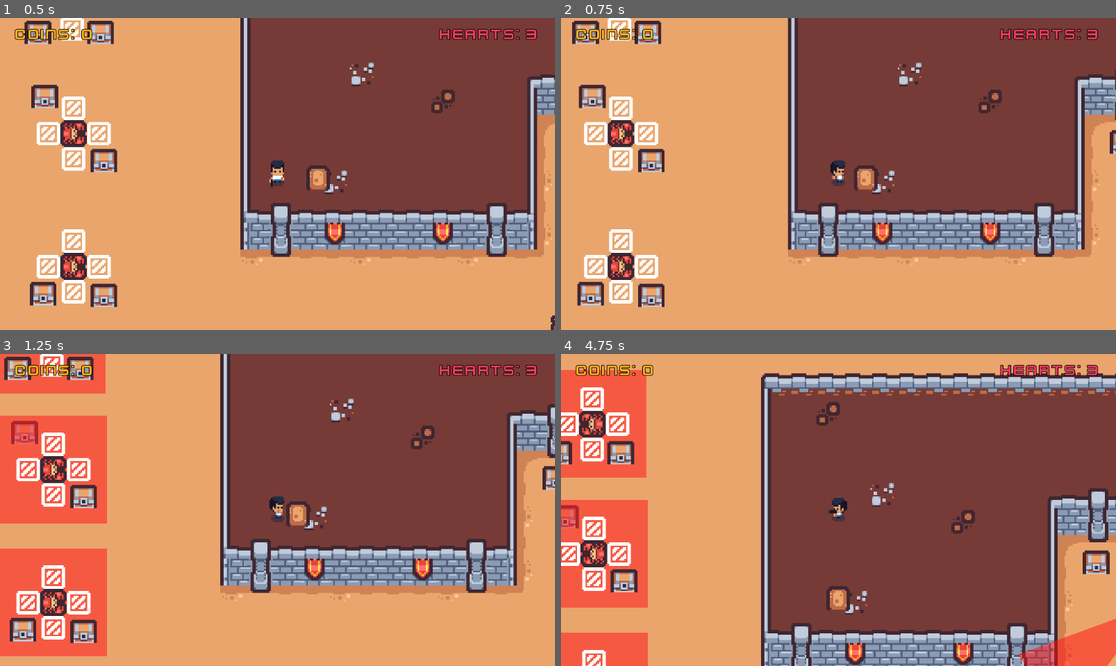
Above: before the commit, frames 1-4 (two rows, left to right).
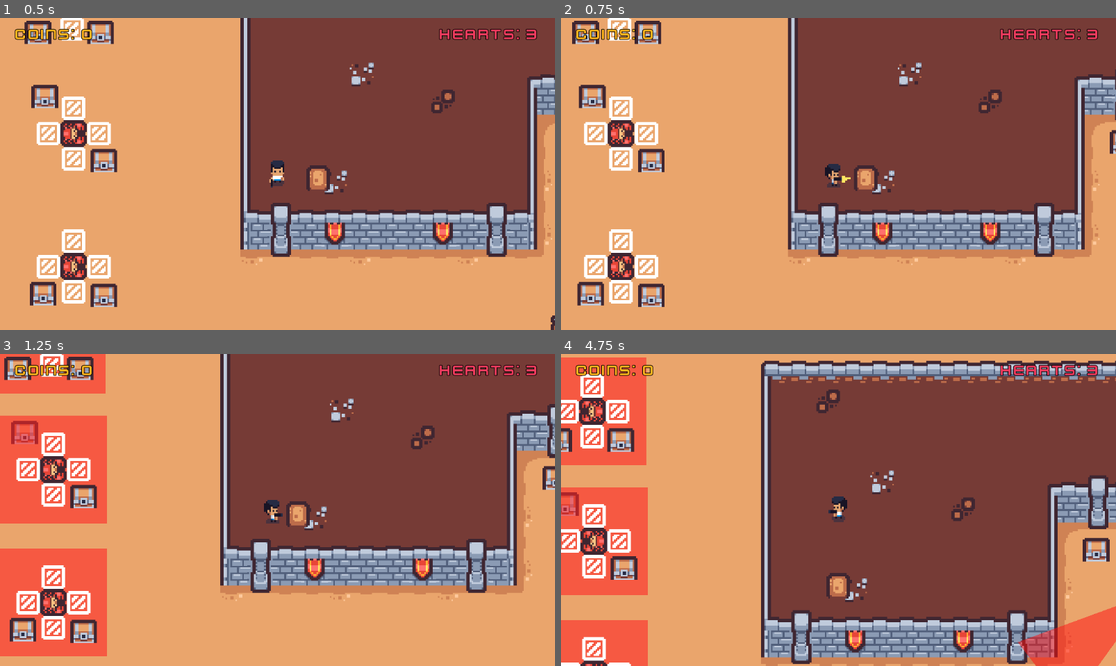
Above: after the commit, the same moments.

Repository: ki8yk8/game-dev-resolution
Game: Godot game, scene res://scenes/game_play.tscn
Same seed, same stepped clock (60 frames per second), same inputs: the game is played once before the commit and once after it.
Inputs (mouse positions are in pixels of both pictures, inside the frame that each line leads up to):
- Up to frame 1 (0.5 s): no input
- Up to frame 2 (0.75 s): tap Enter at 0.5 s; move the mouse to (960, 158) at 0.52 s; hold D (right) from 0.53 s (still down); tap Space (action) at 0.6 s; click (960, 158) at 0.67 s
- Up to frame 3 (1.25 s): keep holding D (right)
- Up to frame 4 (4.75 s): move the mouse to (727, 525) at 1.27 s; release D (right) at 1.28 s; hold Down (down) 1.28-2.03 s; tap Space (action) at 1.35, 2.3, 3.05, 3.6, 4.35 s; move the mouse to (894, 441) at 2.02 s; hold D (right) 2.03-2.78 s; tap Alt at 2.1 s; move the mouse to (810, 572) at 2.77 s; hold Up (up) 2.78-3.53 s; tap Shift at 2.85 s; click (810, 572) at 2.92 s; move the mouse to (1005, 556) at 3.52 s; hold A (left) from 3.53 s (still down); move the mouse to (672, 463) at 4.27 s

Frame 1 is identical in both runs. In frame 2, 0.2% of the frame differs, in the area x 47-53%, y 45-55%; in frame 3, 0.2%; in frame 4, 24%, in the area x 0-100%, y 1-100%.

Commit message:
adds the player with animations for the guns

Diff:
--- a/scenes/player.tscn
+++ b/scenes/player.tscn
@@ -16,8 +16,10 @@
 [ext_resource type="Texture2D" uid="uid://6h85xwrdsrt" path="res://assets/png/character/idle/idle down4.png" id="5_smehm"]
 [ext_resource type="Texture2D" uid="uid://oqheg38f8fgo" path="res://assets/png/character/idle/idle left1.png" id="6_dt7fs"]
 [ext_resource type="Texture2D" uid="uid://kldk1o1q84m4" path="res://assets/png/character/idle/idle right1.png" id="6_ke2ow"]
+[ext_resource type="Texture2D" uid="uid://dn6m1mlwv7nnq" path="res://assets/png/character/gun/attack/shoot down1.png" id="6_ljgr3"]
 [ext_resource type="Texture2D" uid="uid://c0guy68ab11k7" path="res://assets/png/character/attack/attack left2.png" id="6_p21yu"]
 [ext_resource type="Texture2D" uid="uid://dchtr2o7sqswg" path="res://assets/png/character/walk/walk down1.png" id="6_ur7pv"]
+[ext_resource type="Texture2D" uid="uid://do3dd0magumul" path="res://assets/png/character/gun/attack/shoot down2.png" id="7_fr8ja"]
 [ext_resource type="Texture2D" uid="uid://5soxy42dqc5b" path="res://assets/png/character/attack/attack left3.png" id="7_irpag"]
 [ext_resource type="Texture2D" uid="uid://cv4tfbl51famo" path="res://assets/png/character/idle/idle right2.png" id="7_ujl30"]
 [ext_resource type="Texture2D" uid="uid://fliechf08gop" path="res://assets/png/character/idle/idle left2.png" id="7_wqfne"]
@@ -25,8 +27,10 @@
 [ext_resource type="Texture2D" uid="uid://584qaxkswf3r" path="res://assets/png/character/idle/idle right3.png" id="8_31cv2"]
 [ext_resource type="Texture2D" uid="uid://p1tuateptv4k" path="res://assets/png/character/attack/attack left4.png" id="8_bpsgo"]
 [ext_resource type="Texture2D" uid="uid://rdd11sbtg3na" path="res://assets/png/character/walk/walk down3.png" id="8_d2wvv"]
+[ext_resource type="Texture2D" uid="uid://bpq6ddy6jdoa5" path="res://assets/png/character/gun/attack/shoot down3.png" id="8_gvmy4"]
 [ext_resource type="Texture2D" uid="uid://dglljlxo8bhp5" path="res://assets/png/character/idle/idle left3.png" id="8_wnwbv"]
 [ext_resource type="Texture2D" uid="uid://bvpmmd3fwpf3f" path="res://assets/png/character/walk/walk down4.png" id="9_3v2ag"]
+[ext_resource type="Texture2D" uid="uid://c83rfv4egpmnw" path="res://assets/png/character/gun/attack/shoot down4.png" id="9_fcu33"]
 [ext_resource type="Texture2D" uid="uid://bc4lm2vbaov1w" path="res://assets/png/character/idle/idle left4.png" id="9_gl8cc"]
 [ext_resource type="Texture2D" uid="uid://di8f7g0axk175" path="res://assets/png/character/attack/attack right1.png" id="9_jx8is"]
 [ext_resource type="Texture2D" uid="uid://ouc4ijlxdksa" path="res://assets/png/character/idle/idle right4.png" id="9_pf23h"]
@@ -44,7 +48,9 @@
 [ext_resource type="Texture2D" uid="uid://dnyd45ydm2g23" path="res://assets/png/character/idle/idle up2.png" id="14_487ah"]
 [ext_resource type="Texture2D" uid="uid://clrvbs7kxxu12" path="res://assets/png/character/walk/walk right1.png" id="14_i4ail"]
 [ext_resource type="Texture2D" uid="uid://wx7vtqgll3ly" path="res://assets/png/character/walk/walk up1.png" id="14_qfm1y"]
+[ext_resource type="Texture2D" uid="uid://dnxvu5qqhy8vs" path="res://assets/png/character/gun/attack/shoot left1.png" id="14_qmsq4"]
 [ext_resource type="Texture2D" uid="uid://dl1ei8mq1m35" path="res://assets/png/character/attack/attack up2.png" id="14_vx63k"]
+[ext_resource type="Texture2D" uid="uid://c8n8sqq02t0xk" path="res://assets/png/character/gun/attack/shoot left2.png" id="15_5vs2b"]
 [ext_resource type="Texture2D" uid="uid://bdm2h3bd2sc3l" path="res://assets/png/character/walk/walk right2.png" id="15_a38lo"]
 [ext_resource type="Texture2D" uid="uid://ovo1qhr43q42" path="res://assets/png/character/walk/walk up2.png" id="15_fulsm"]
 [ext_resource type="Texture2D" uid="uid://d2s4at4vgejau" path="res://assets/png/character/gun/idle/idle down3.png" id="15_giy8y"]
@@ -52,15 +58,21 @@
 [ext_resource type="Texture2D" uid="uid://cifbqa00dcdrb" path="res://assets/png/character/idle/idle up3.png" id="15_md1ol"]
 [ext_resource type="Texture2D" uid="uid://s414and680on" path="res://assets/png/character/walk/walk right3.png" id="16_4ni07"]
 [ext_resource type="Texture2D" uid="uid://o32p7iy2onqf" path="res://assets/png/character/walk/walk up3.png" id="16_4r5pv"]
+[ext_resource type="Texture2D" uid="uid://bwkpt42patkvr" path="res://assets/png/character/gun/attack/shoot left3.png" id="16_a7i4v"]
 [ext_resource type="Texture2D" uid="uid://dchspmpxrb1ha" path="res://assets/png/character/idle/idle up4.png" id="16_bj30b"]
 [ext_resource type="Texture2D" uid="uid://buvwiqrl534s5" path="res://assets/png/character/gun/idle/idle down4.png" id="16_fdfoy"]
 [ext_resource type="Texture2D" uid="uid://bas6jer6y6lpg" path="res://assets/png/character/attack/attack up4.png" id="16_ry8ed"]
 [ext_resource type="Texture2D" uid="uid://bsw1s0m4k3d2e" path="res://assets/png/character/gun/idle/idle left1.png" id="17_4gjji"]
 [ext_resource type="Texture2D" uid="uid://b4hptg5wt4mnv" path="res://assets/png/character/walk/walk up4.png" id="17_60mlk"]
+[ext_resource type="Texture2D" uid="uid://c1ps71dac16ik" path="res://assets/png/character/gun/attack/shoot left4.png" id="17_b5l0c"]
 [ext_resource type="Texture2D" uid="uid://303ujp2j76ks" path="res://assets/png/character/walk/walk right4.png" id="17_l71n6"]
 [ext_resource type="Texture2D" uid="uid://b6lt3dimakh0v" path="res://assets/png/character/gun/idle/idle left2.png" id="18_u2ulf"]
 [ext_resource type="Texture2D" uid="uid://u7w47btqam43" path="res://assets/png/character/gun/idle/idle left3.png" id="19_6e8lb"]
 [ext_resource type="Texture2D" uid="uid://dkirkman0yeaq" path="res://assets/png/character/gun/idle/idle left4.png" id="20_2gdjj"]
+[ext_resource type="Texture2D" uid="uid://c2tb6v2g45cgv" path="res://assets/png/character/gun/attack/shoot right1.png" id="22_2a33p"]
+[ext_resource type="Texture2D" uid="uid://bmdsmd878ns5" path="res://assets/png/character/gun/attack/shoot right2.png" id="23_reqs7"]
+[ext_resource type="Texture2D" uid="uid://rksko75l1bhr" path="res://assets/png/character/gun/attack/shoot right3.png" id="24_2yjfb"]
+[ext_resource type="Texture2D" uid="uid://b3n472bkomic7" path="res://assets/png/character/gun/attack/shoot right4.png" id="25_dnnjp"]
 [ext_resource type="Texture2D" uid="uid://dgci24cepamn3" path="res://assets/png/character/gun/idle/idle up1.png" id="25_hhpqf"]
 [ext_resource type="Texture2D" uid="uid://c7lcgg2wl5c1n" path="res://assets/png/character/gun/idle/idle right1.png" id="25_sc3ue"]
 [ext_resource type="Texture2D" uid="uid://cfxqjxb4etbi3" path="res://assets/png/character/gun/idle/idle up2.png" id="26_g5jhy"]
@@ -69,6 +81,10 @@
 [ext_resource type="Texture2D" uid="uid://cenl86yqdq3od" path="res://assets/png/character/gun/idle/idle up3.png" id="27_holxr"]
 [ext_resource type="Texture2D" uid="uid://416sqggk3pyx" path="res://assets/png/character/gun/idle/idle right4.png" id="28_apa73"]
 [ext_resource type="Texture2D" uid="uid://dg8qgmdeqh05v" path="res://assets/png/character/gun/idle/idle up4.png" id="28_mx1m4"]
+[ext_resource type="Texture2D" uid="uid://86bp3olqs8a0" path="res://assets/png/character/gun/attack/shoot up1.png" id="30_wqna8"]
+[ext_resource type="Texture2D" uid="uid://cekvfew5cl3nh" path="res://assets/png/character/gun/attack/shoot up2.png" id="31_l7gmo"]
+[ext_resource type="Texture2D" uid="uid://dcn7286pavxc6" path="res://assets/png/character/gun/attack/shoot up3.png" id="32_kft7l"]
+[ext_resource type="Texture2D" uid="uid://dljsq3lcqp665" path="res://assets/png/character/gun/attack/shoot up4.png" id="33_2s4os"]
 [ext_resource type="Texture2D" uid="uid://b8tww06bn64lt" path="res://assets/png/character/gun/walk/walk down1.png" id="41_74r1k"]
 [ext_resource type="Texture2D" uid="uid://ksf0dc1jv370" path="res://assets/png/character/gun/walk/walk down2.png" id="42_8svfe"]
 [ext_resource type="Texture2D" uid="uid://b4velvu0vm2hj" path="res://assets/png/character/gun/walk/walk down3.png" id="43_2a3c5"]
@@ -105,6 +121,22 @@
 atlas = ExtResource("4_mwp2n")
 region = Rect2(24, 24, 16, 16)
 
+[sub_resource type="AtlasTexture" id="AtlasTexture_2a33p"]
+atlas = ExtResource("6_ljgr3")
+region = Rect2(24, 24, 16, 18)
+
+[sub_resource type="AtlasTexture" id="AtlasTexture_reqs7"]
+atlas = ExtResource("7_fr8ja")
+region = Rect2(24, 24, 16, 18)
+
+[sub_resource type="AtlasTexture" id="AtlasTexture_2yjfb"]
+atlas = ExtResource("8_gvmy4")
+region = Rect2(24, 24, 16, 18)
+
+[sub_resource type="AtlasTexture" id="AtlasTexture_dnnjp"]
+atlas = ExtResource("9_fcu33")
+region = Rect2(24, 24, 16, 18)
+
 [sub_resource type="AtlasTexture" id="AtlasTexture_au8ao"]
 atlas = ExtResource("5_1da1t")
 region = Rect2(24, 24, 16, 16)
@@ -121,6 +153,22 @@
 atlas = ExtResource("8_bpsgo")
 region = Rect2(24, 24, 16, 16)
 
+[sub_resource type="AtlasTexture" id="AtlasTexture_wqna8"]
+atlas = ExtResource("14_qmsq4")
+region = Rect2(20, 22, 18, 16)
+
+[sub_resource type="AtlasTexture" id="AtlasTexture_l7gmo"]
+atlas = ExtResource("15_5vs2b")
+region = Rect2(20, 22, 18, 16)
+
+[sub_resource type="AtlasTexture" id="AtlasTexture_kft7l"]
+atlas = ExtResource("16_a7i4v")
+region = Rect2(20, 22, 18, 16)
+
+[sub_resource type="AtlasTexture" id="AtlasTexture_2s4os"]
+atlas = ExtResource("17_b5l0c")
+region = Rect2(20, 22, 18, 16)
+
 [sub_resource type="AtlasTexture" id="AtlasTexture_ljgr3"]
 atlas = ExtResource("9_jx8is")
 region = Rect2(24, 24, 16, 16)
@@ -137,6 +185,22 @@
 atlas = ExtResource("12_ry8ed")
 region = Rect2(24, 24, 16, 16)
 
+[sub_resource type="AtlasTexture" id="AtlasTexture_2em0j"]
+atlas = ExtResource("22_2a33p")
+region = Rect2(26, 22, 18, 16)
+
+[sub_resource type="AtlasTexture" id="AtlasTexture_qe2k6"]
+atlas = ExtResource("23_reqs7")
+region = Rect2(26, 22, 18, 16)
+
+[sub_resource type="AtlasTexture" id="AtlasTexture_edwuo"]
+atlas = ExtResource("24_2yjfb")
+region = Rect2(26, 22, 18, 16)
+
+[sub_resource type="AtlasTexture" id="AtlasTexture_5eiju"]
+atlas = ExtResource("25_dnnjp")
+region = Rect2(26, 22, 18, 16)
+
 [sub_resource type="AtlasTexture" id="AtlasTexture_qmsq4"]
 atlas = ExtResource("13_jx8is")
 region = Rect2(24, 24, 16, 16)
@@ -153,6 +217,22 @@
 atlas = ExtResource("16_ry8ed")
 region = Rect2(24, 22, 16, 16)
 
+[sub_resource type="AtlasTexture" id="AtlasTexture_uukdq"]
+atlas = ExtResource("30_wqna8")
+region = Rect2(24, 22, 18, 16)
+
+[sub_resource type="AtlasTexture" id="AtlasTexture_3k3j0"]
+atlas = ExtResource("31_l7gmo")
+region = Rect2(24, 22, 18, 16)
+
+[sub_resource type="AtlasTexture" id="AtlasTexture_0bpox"]
+atlas = ExtResource("32_kft7l")
+region = Rect2(24, 22, 18, 16)
+
+[sub_resource type="AtlasTexture" id="AtlasTexture_5c21n"]
+atlas = ExtResource("33_2s4os")
+region = Rect2(24, 22, 18, 16)
+
 [sub_resource type="AtlasTexture" id="AtlasTexture_2dvfe"]
 atlas = ExtResource("1_jc3p3")
 region = Rect2(24, 24, 16, 16)
@@ -446,6 +526,23 @@
 }, {
 "frames": [{
 "duration": 1.0,
+"texture": SubResource("AtlasTexture_2a33p")
+}, {
+"duration": 1.0,
+"texture": SubResource("AtlasTexture_reqs7")
+}, {
+"duration": 1.0,
+"texture": SubResource("AtlasTexture_2yjfb")
+}, {
+"duration": 1.0,
+"texture": SubResource("AtlasTexture_dnnjp")
+}],
+"loop": false,
+"name": &"attack-down-gun",
+"speed": 4.0
+}, {
+"frames": [{
+"duration": 1.0,
 "texture": SubResource("AtlasTexture_au8ao")
 }, {
 "duration": 1.0,
@@ -463,6 +560,23 @@
 }, {
 "frames": [{
 "duration": 1.0,
+"texture": SubResource("AtlasTexture_wqna8")
+}, {
+"duration": 1.0,
+"texture": SubResource("AtlasTexture_l7gmo")
+}, {
+"duration": 1.0,
+"texture": SubResource("AtlasTexture_kft7l")
+}, {
+"duration": 1.0,
+"texture": SubResource("AtlasTexture_2s4os")
+}],
+"loop": false,
+"name": &"attack-left-gun",
+"speed": 4.0
+}, {
+"frames": [{
+"duration": 1.0,
 "texture": SubResource("AtlasTexture_ljgr3")
 }, {
 "duration": 1.0,
@@ -480,6 +594,23 @@
 }, {
 "frames": [{
 "duration": 1.0,
+"texture": SubResource("AtlasTexture_2em0j")
+}, {
+"duration": 1.0,
+"texture": SubResource("AtlasTexture_qe2k6")
+}, {
+"duration": 1.0,
+"texture": SubResource("AtlasTexture_edwuo")
+}, {
+"duration": 1.0,
+"texture": SubResource("AtlasTexture_5eiju")
+}],
+"loop": false,
+"name": &"attack-right-gun",
+"speed": 4.0
+}, {
+"frames": [{
+"duration": 1.0,
 "texture": SubResource("AtlasTexture_qmsq4")
 }, {
 "duration": 1.0,
@@ -493,6 +624,23 @@
 }],
 "loop": false,
 "name": &"attack-up",
+"speed": 5.0
+}, {
+"frames": [{
+"duration": 1.0,
+"texture": SubResource("AtlasTexture_uukdq")
+}, {
+"duration": 1.0,
+"texture": SubResource("AtlasTexture_3k3j0")
+}, {
+"duration": 1.0,
+"texture": SubResource("AtlasTexture_0bpox")
+}, {
+"duration": 1.0,
+"texture": SubResource("AtlasTexture_5c21n")
+}],
+"loop": false,
+"name": &"attack-up-gun",
 "speed": 5.0
 }, {
 "frames": [{
@@ -833,7 +981,7 @@
 
 [node name="AnimatedSprite2D" type="AnimatedSprite2D" parent="." unique_id=1627868931]
 sprite_frames = SubResource("SpriteFrames_qlg0r")
-animation = &"attack-down"
+animation = &"attack-up-gun"
 autoplay = "idle-down"
 
 [node name="CollisionShape2D" type="CollisionShape2D" parent="." unique_id=506243414]
--- a/scripts/player.gd
+++ b/scripts/player.gd
@@ -24,7 +24,8 @@
 	var action = Input.is_action_just_pressed("action")
 
 	if action and not isAttacking:
-		animatedSprite.play("attack-"+lastDir)
+		var animationName = "attack-"+lastDir+"-"+"gun" if hasGun else ""
+		animatedSprite.play(animationName)
 		isAttacking = true
 
 	if isAttacking:
